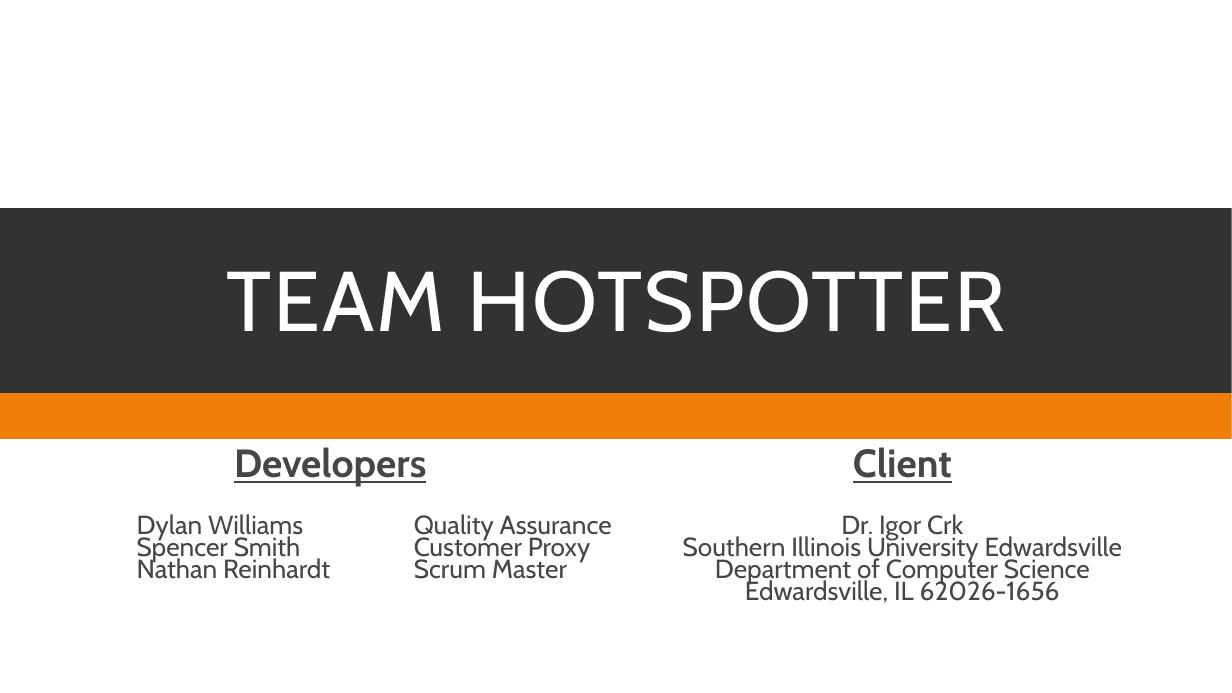
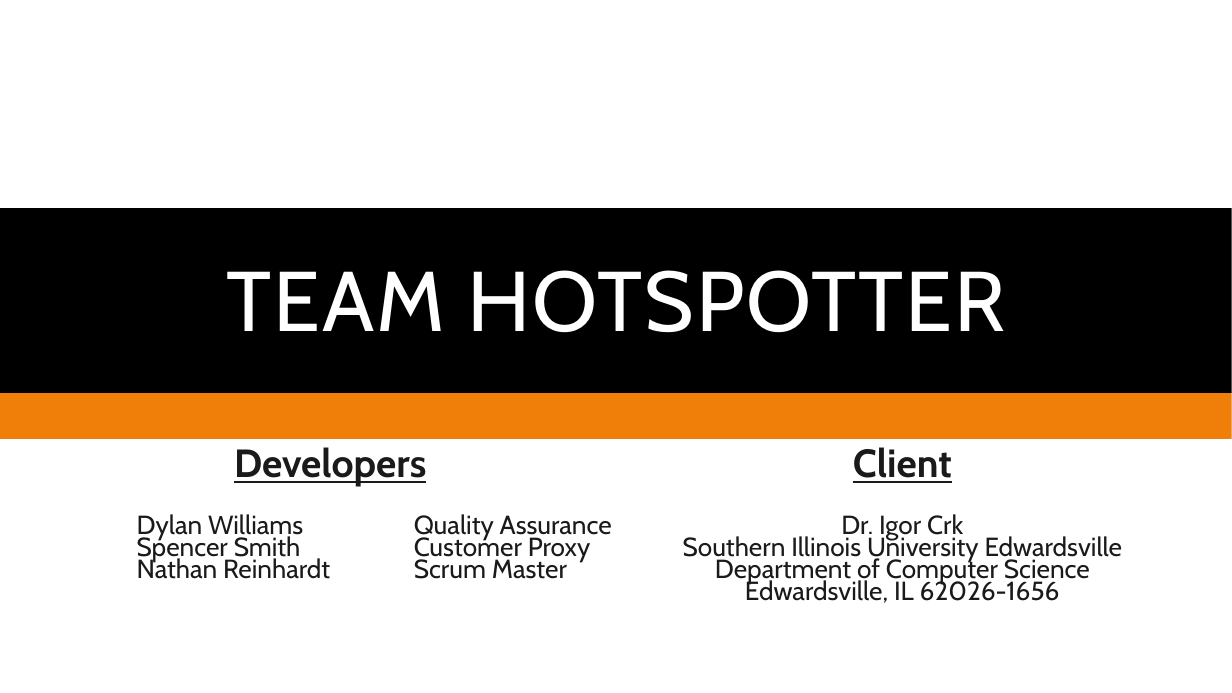
Before and after one commit to spesmit/hotspotter, a slide deck: slide 1 of Documentation/Presentations/CS499 Final Presentation.pptx. Drawn at 1232x693 pixels with LibreOffice and Linux fonts; fonts in the diff are those of the drawing; background and template pictures are left out. Boxes give left, top, right and bottom in pixels: in the first picture for what was removed or moved away, otherwise in the second. Text is boxed around its words. In the diff, an @@ line names an element or a change of style, - is before the commit and + after.

Commit message:
add names to slides and formatted everything per groups will

```diff
--- a/Documentation/Presentations/CS499 Final Presentation.pptx
+++ b/Documentation/Presentations/CS499 Final Presentation.pptx
@@ rectangle at [0, 208, 1231, 393]: fill #323232 to #000000 @@
@@ subtitle "Developers" at [137, 447, 1123, 603]: text colour #464646 to #1A1A1A @@
```
Also in this commit, not shown: 12 other slides changed.
